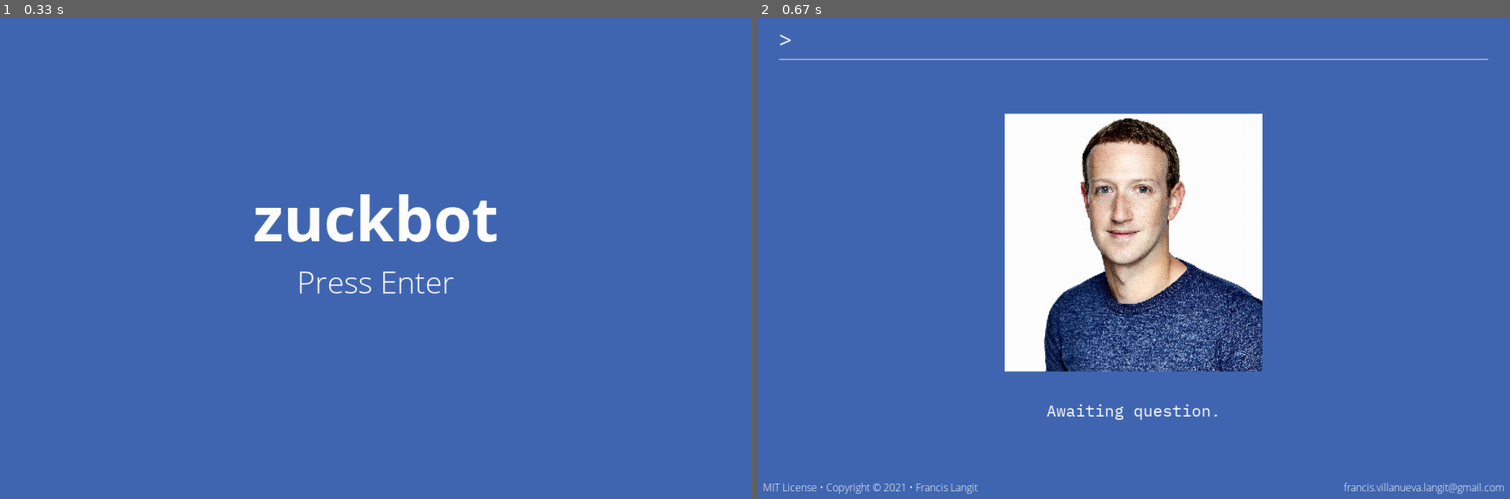
Above: before the commit, frames 1-2 (left to right).
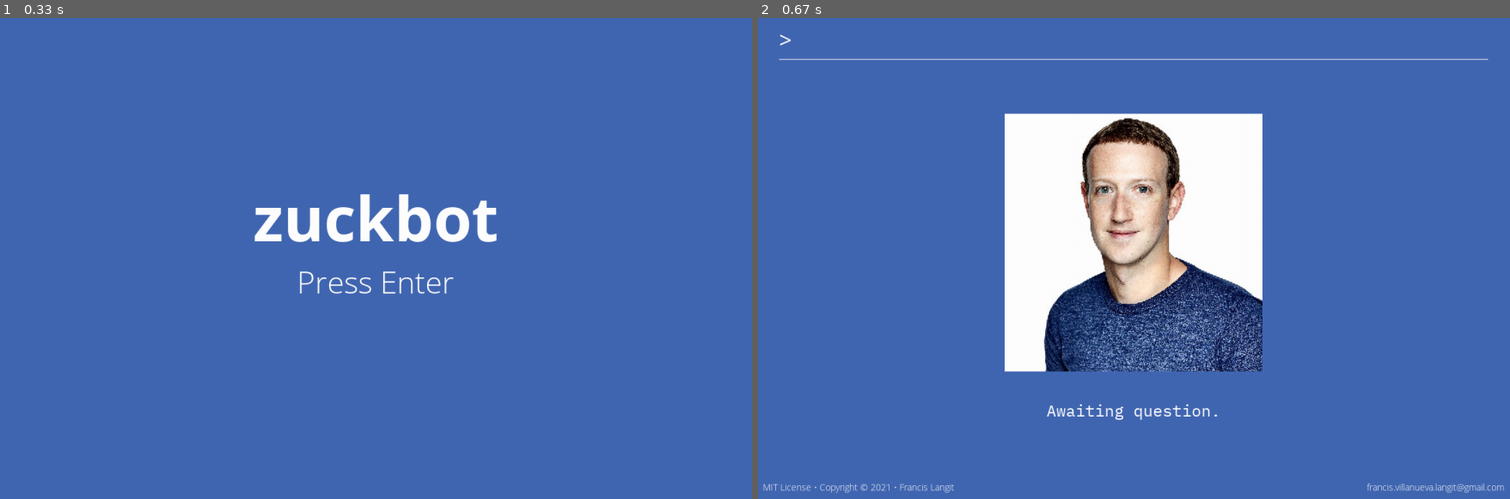
Above: after the commit, the same moments.

Repository: FrancisLangit/zuckbot
Game: pygame game, started from zuckbot/main.py
The game is run twice, just before and just after one commit, with the same random seed, the same clock (stepped at 60 frames per second) and the same inputs.
Inputs:
- Up to frame 1 (0.33 s): no input
- Up to frame 2 (0.67 s): tap Enter at 0.33 s

Frame 1 is identical in both runs. In frame 2, 0.4% of the frame differs, in the area x 0-100%, y 96-99%.

Commit message:
Replace all Centered_Text instances with Text
Newly made Text class is to now be used for all instances of text.

Diff:
--- a/zuckbot/gamestates/objects/centered_text.py
+++ /dev/null
@@ -1,104 +0,0 @@
-import pygame
-
-
-class Centered_Text:
-    """Centered text image object."""
-
-    def __init__(
-        self,
-        gamestate,
-        font_filename,
-        font_size,
-        font_color,
-        text,
-        y_offset=None):
-        """Initialize Centered_Text class attributes.
-
-        Parameters:
-            gamestate (object)        : Gamestate where the object will be
-                displayed.
-            font_filename (string)    : Filename of the font.
-            font_size (int)           : Size of the font.
-            font_color (tuple)        : Color of the font in (R, G, B).
-            text (string)             : Text of the object.
-            y_offset (int) [optional] : Pixels the image will offset by on
-                y-axis.
-        """
-
-        self.gamestate = gamestate
-        self.settings = gamestate.settings
-
-        self.font_filename = font_filename
-        self.font_size = font_size
-        self.font_color = font_color
-        self.text = text
-        self.y_offset = y_offset
-
-        self.image = self._get_image()
-        self.image_rect = self._get_image_rect()
-
-
-    def _get_image(self):
-        """Returns a font image from parameter arguments."""
-        font = pygame.font.Font(self.font_filename, self.font_size)
-        image = font.render(
-            self.text,
-            True,
-            self.font_color,
-        )
-        return image
-
-
-    def _get_image_rect(self):
-        """Returns the rect of the font image offset by self.y_offset."""
-        image_rect = self.image.get_rect(
-            center=self.gamestate.screen_rect.center)
-        if (self.y_offset):
-            image_rect.y += self.y_offset
-        return image_rect
-
-
-    def blitme(self):
-        """Blits the object onto the screen."""
-        self.gamestate.screen.blit(self.image, self.image_rect)
-
-
-class Blinking_Centered_Text(Centered_Text):
-    """Centered text image object that can appear as flashing."""
-
-    def __init__(
-        self,
-        gamestate,
-        font_filename,
-        font_size,
-        font_color,
-        text,
-        y_offset=None):
-        """Initialize Blinking_Centered_Text class attributes.
-
-        Parameters:
-            gamestate (object)        : Gamestate where the object will be
-                displayed.
-            font_filename (string)    : Filename of the font.
-            font_size (int)           : Size of the font.
-            font_color (tuple)        : Color of the font in (R, G, B).
-            text (string)             : Text of the object.
-            y_offset (int) [optional] : Pixels the image will offset by on
-                y-axis.
-        """
-        super().__init__(gamestate, font_filename, font_size, font_color,
-            text, y_offset)
-        self.blink_counter = 0
-
-
-    def update_blink(self):
-        """Checks blink counter of object and updates its text's appearance
-        based off of such."""
-        self.blink_counter += 1
-        if 0 < self.blink_counter < 100:
-            self.font_color = self.settings.font_color
-        elif 100 <= self.blink_counter < 200:
-            self.font_color = self.settings.screen_background_color
-        else:
-            self.blink_counter = 0
-        self.image = self._get_image()
--- a/zuckbot/gamestates/objects/footer.py
+++ b/zuckbot/gamestates/objects/footer.py
@@ -1,24 +1,29 @@
-import pygame
-
+from .text import Text
 
 class Footer:
 
 
     def __init__(self, gamestate):
-        self.parent = gamestate
+        self.gamestate = gamestate
         self.settings = gamestate.settings
         self.screen = gamestate.screen
         self.screen_rect = gamestate.screen_rect
 
-        self.copyright_text = _Footer_Text(
-            self,
+        self.copyright_text = Text(
+            self.gamestate,
+            self.settings.font_light_filename,
+            14,
+            self.settings.font_color,
             'MIT License • Copyright © 2021 • Francis Langit',
             {'bottomleft': self.screen_rect.bottomleft},
             25,
             -20
         )
-        self.email_text = _Footer_Text(
-            self,
+        self.email_text = Text(
+            self.gamestate,
+            self.settings.font_light_filename,
+            14,
+            self.settings.font_color,
             'francis.villanueva.langit@gmail.com',
             {'bottomright': self.screen_rect.bottomright},
             -25,
@@ -29,45 +34,3 @@
     def blitme(self):
         self.copyright_text.blitme()
         self.email_text.blitme()
-
-
-
-class _Footer_Text:
-
-
-    def __init__(self, parent, text, rect_alignment, x_offset, y_offset):
-        self.parent = parent
-        self.settings = parent.settings
-        self.screen = parent.screen
-
-        self.text = text
-        self.rect_alignment = rect_alignment
-        self.x_offset = x_offset
-        self.y_offset = y_offset
-
-        self.image = self._get_image()
-        self.image_rect = self._get_image_rect()
-
-
-    def _get_image(self):
-        font = pygame.font.Font(
-            self.settings.font_light_filename,
-            16,
-        )
-        font_image = font.render(
-            self.text,
-            True,
-            self.settings.font_color,
-        )
-        return font_image
-
-
-    def _get_image_rect(self):
-        image_rect = self.image.get_rect(**self.rect_alignment)
-        image_rect.x += self.x_offset
-        image_rect.y += self.y_offset
-        return image_rect
-
-
-    def blitme(self):
-        self.screen.blit(self.image, self.image_rect)
--- a/zuckbot/gamestates/objects/text.py
+++ b/zuckbot/gamestates/objects/text.py
@@ -0,0 +1,119 @@
+import pygame
+
+
+class Text:
+    """Object representing a text to be displayed."""
+
+    def __init__(
+        self,
+        gamestate,
+        font_filename,
+        font_size,
+        font_color,
+        text,
+        rect_alignment=None,
+        x_offset=0,
+        y_offset=0):
+        """Initialize Text class attributes.
+
+        Parameters:
+            gamestate (object)        : Gamestate where the object will be
+                displayed.
+            font_filename (string)    : Filename of the font.
+            font_size (int)           : Size of the font.
+            font_color (tuple)        : Color of font in (R, G, B) tuple.
+            text (string)             : Text of the object.
+            rect_alignment [optional] : Dict of kwargs to be passed into
+                get_rect().
+            x_offset (int) [optional] : Pixels image will offset by on x-axis.
+            y_offset (int) [optional] : Pixels image will offset by on y-axis.
+        """
+        self.settings = gamestate.settings
+        self.screen = gamestate.screen
+
+        self.font_filename = font_filename
+        self.font_size = font_size
+        self.font_color = font_color
+        self.text = text
+        self.rect_alignment = rect_alignment
+        self.x_offset = x_offset
+        self.y_offset = y_offset
+
+        self.image = self._get_image()
+        self.image_rect = self._get_image_rect()
+
+
+    def _get_image(self):
+        """Returns an Pygame font image object made out of parameters."""
+        font = pygame.font.Font(
+            self.font_filename,
+            self.font_size,
+        )
+        font_image = font.render(
+            self.text,
+            True,
+            self.font_color,
+        )
+        return font_image
+
+
+    def _get_image_rect(self):
+        """Returns text image object's rect aligned and offset according to
+        parameters passed."""
+        if (self.rect_alignment):
+            image_rect = self.image.get_rect(**self.rect_alignment)
+        else:
+            image_rect = self.image.get_rect()
+        image_rect.x += self.x_offset
+        image_rect.y += self.y_offset
+        return image_rect
+
+
+    def blitme(self):
+        """Blits the text objects onto the screen."""
+        self.screen.blit(self.image, self.image_rect)
+
+
+class Blinking_Text(Text):
+    """Text with a feature allowing it to blink. Child of Text class."""
+
+    def __init__(
+        self,
+        gamestate,
+        font_filename,
+        font_size,
+        font_color,
+        text,
+        rect_alignment=None,
+        x_offset=0,
+        y_offset=0):
+        """Initialize Blinking_Text class attributes.
+
+        Parameters:
+            gamestate (object)        : Gamestate where the object will be
+                displayed.
+            font_filename (string)    : Filename of the font.
+            font_size (int)           : Size of the font.
+            font_color (tuple)        : Color of font in (R, G, B) tuple.
+            text (string)             : Text of the object.
+            rect_alignment [optional] : Dict of kwargs to be passed into
+                get_rect().
+            x_offset (int) [optional] : Pixels image will offset by on x-axis.
+            y_offset (int) [optional] : Pixels image will offset by on y-axis.
+        """
+        super().__init__(gamestate, font_filename, font_size, font_color,
+            text, rect_alignment, x_offset, y_offset)
+        self.blink_counter = 0
+
+
+    def update_blink(self):
+        """Checks blink counter of object and updates its text's appearance
+        based off of such."""
+        self.blink_counter += 1
+        if 0 < self.blink_counter < 100:
+            self.font_color = self.settings.font_color
+        elif 100 <= self.blink_counter < 200:
+            self.font_color = self.settings.screen_background_color
+        else:
+            self.blink_counter = 0
+        self.image = self._get_image()
--- a/zuckbot/gamestates/objects/zuckbot.py
+++ b/zuckbot/gamestates/objects/zuckbot.py
@@ -2,7 +2,7 @@
 
 import pygame
 
-from .centered_text import Centered_Text
+from .text import Text
 from .zuckbot_answers import Zuckbot_Answers
 
 
@@ -36,14 +36,15 @@
 
 
     def _get_answer_text(self, answer_string):
-        """Returns Centered_Text instance with text set to answer_string."""
-        return Centered_Text(
+        """Returns Text instance with text set to answer_string."""
+        return Text(
             self.gamestate,
             self.settings.font_mono_filename,
             25,
             self.settings.font_color,
             answer_string,
-            250,
+            rect_alignment={'center': self.screen_rect.center},
+            y_offset=250,
         )
 
 
--- a/zuckbot/gamestates/title_screen.py
+++ b/zuckbot/gamestates/title_screen.py
@@ -3,7 +3,7 @@
 
 import pygame
 
-from .objects.centered_text import Blinking_Centered_Text, Centered_Text
+from .objects.text import Text, Blinking_Text
 
 
 class Title_Screen:
@@ -24,26 +24,29 @@
 
 
     def _get_title_text(self):
-        """Returns Centered_Text instance representing title text."""
-        return Centered_Text(
+        """Returns Text instance representing title text."""
+        return Text(
             self,
             self.settings.font_bold_filename,
             96,
             self.settings.font_color,
-            "zuckbot",
+            'zuckbot',
+            {'center': self.screen_rect.center},
+            0,
             -50,
         )
 
 
     def _get_prompt_text(self):
-        """Returns Centered_Text instance representing text prompting user to
-        press enter."""
-        return Blinking_Centered_Text(
+        """Returns Text instance prompting user to press enter."""
+        return Blinking_Text(
             self,
             self.settings.font_light_filename,
             48,
             self.settings.font_color,
-            "Press Enter",
+            'Press Enter',
+            {'center': self.screen_rect.center},
+            0,
             50,
         )
 
